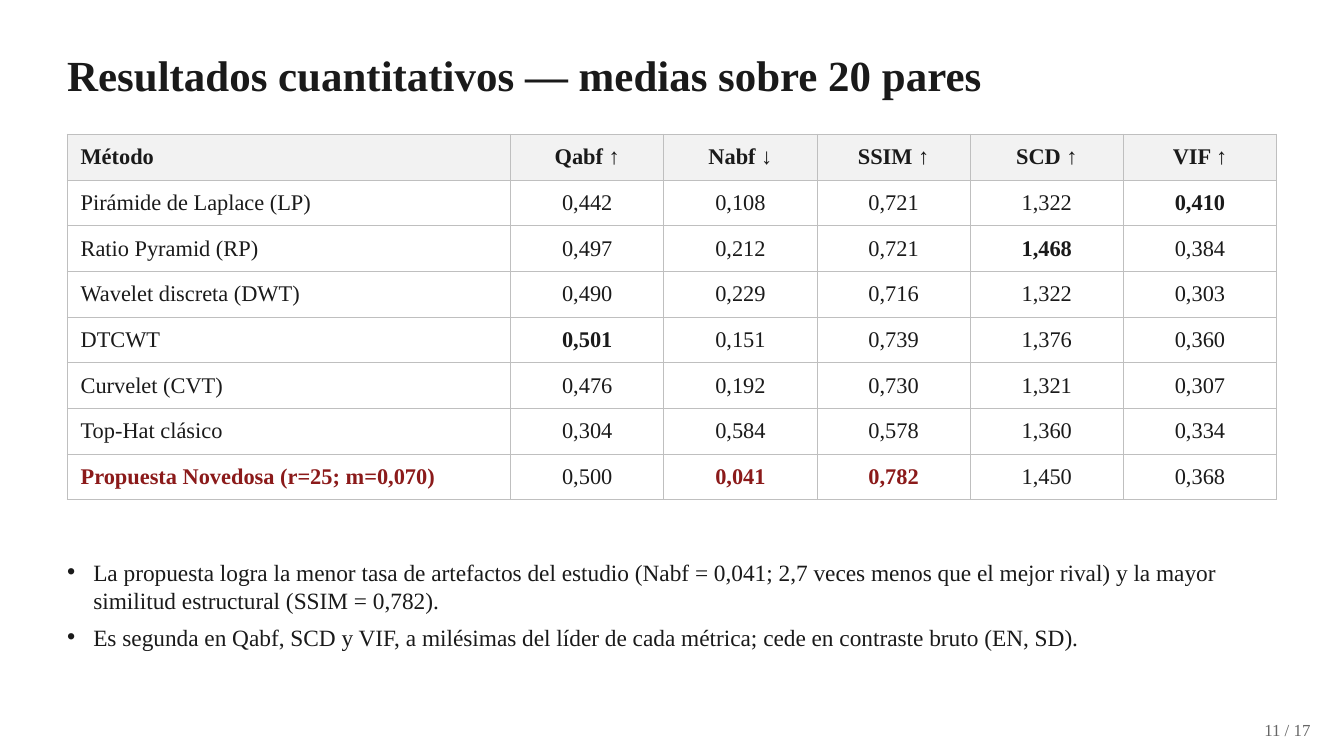
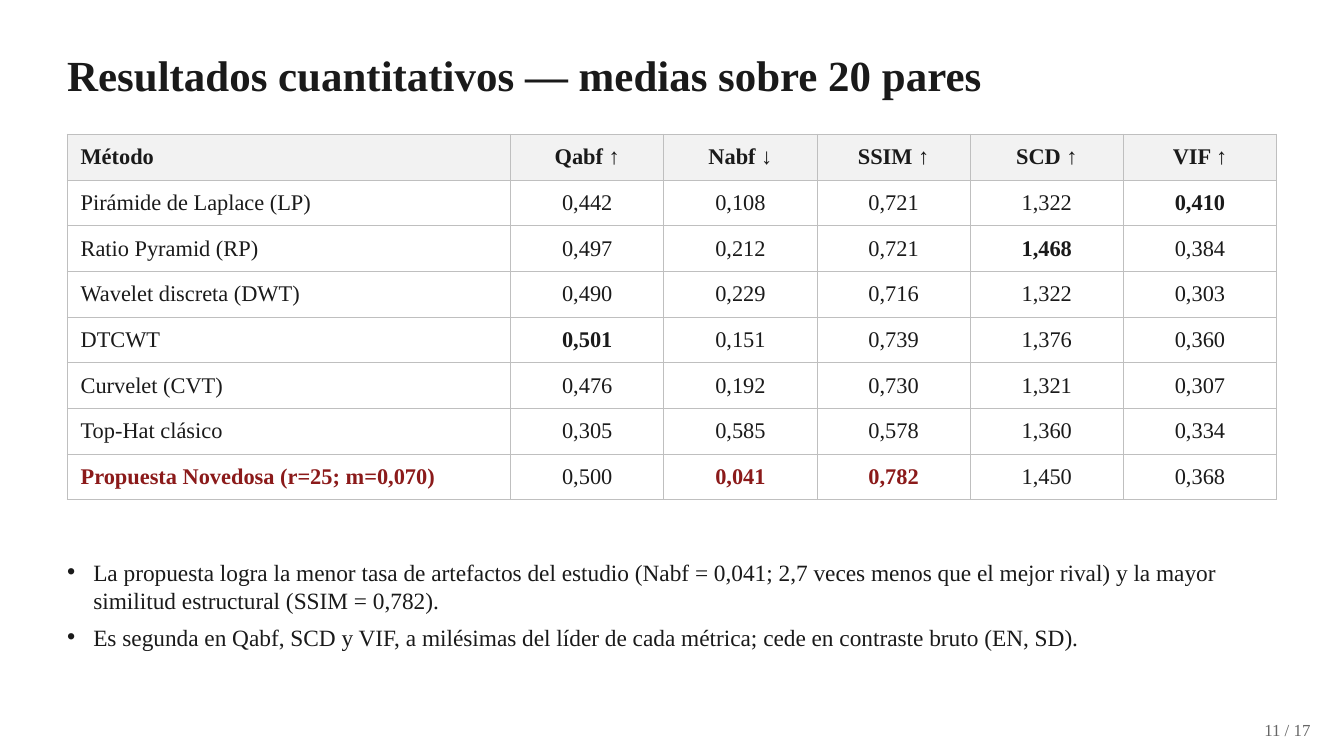
Before and after one commit to YanBajac/TFM_Fusion_Imagenes_Propuesta_Oficial, a slide deck: slide 11 of docs/Tesis_Defensa_Presentacion.pptx. Drawn at 1344x756 pixels with LibreOffice and Linux fonts; fonts in the diff are those of the drawing. Boxes give left, top, right and bottom in pixels: in the first picture for what was removed or moved away, otherwise in the second. Text is boxed around its words. In the diff, an @@ line names an element or a change of style, - is before the commit and + after.

```diff
--- a/docs/Tesis_Defensa_Presentacion.pptx
+++ b/docs/Tesis_Defensa_Presentacion.pptx
@@ table at <box>67,134,1277,493</box> @@
-row 7, column 2: 0,304
+row 7, column 2: 0,305
-row 7, column 3: 0,584
+row 7, column 3: 0,585
```
Also in this commit, not shown: 2 other slides changed.
